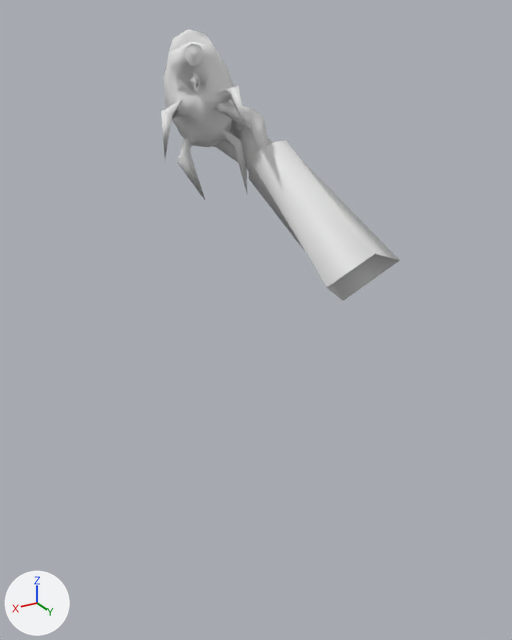
What one commit did to the Blender file models/BlenderFiles/SD_v_squeak.blend.
The view is the same before and after, from a 50 mm lens placed at (18.1, 31.1, 65.0), pointed at (-3.9, -5.7, 46.6). The axes (+X, +Y, +Z) are drawn at lower left. The lights are the same throughout. Materials are left out; every surface is plain grey.

The scene before the commit, as lines of its bpy script (objects in view):
```python
me_v_squeak_squeak_template_biped_hand_1 = bpy.data.meshes.new('v_squeak_SQUEAK_Template_Biped(Hand)1')
me_v_squeak_squeak_template_biped_hand_1.from_pydata(...)  # 271 vertices, 504 faces; spans x -12.4..9.2, y -16.6..0.2, z 33.5..61.4
# faces by material slot: [22, 442, 20, 20]
me_v_squeak_squeak_template_biped_hand_1.materials.append(mat_gloved_sleeve_bmp)
me_v_squeak_squeak_template_biped_hand_1.materials.append(mat_rubberglovechrome_bmp)
me_v_squeak_squeak_template_biped_hand_1.materials.append(mat_gloved_knuckle_bmp)
me_v_squeak_squeak_template_biped_hand_1.materials.append(mat_glove_handpak_bmp_bmp)
me_v_squeak_squeak_template_biped_weapon_1 = bpy.data.meshes.new('v_squeak_SQUEAK_Template_Biped(Weapon)1')
me_v_squeak_squeak_template_biped_weapon_1.from_pydata(...)  # 172 vertices, 328 faces; spans x -6.83..0.23, y -16.44..-6.86, z 53.12..64.21
# faces by material slot: [248, 22, 46, 12]
me_v_squeak_squeak_template_biped_weapon_1.materials.append(mat_sqk_side1_bmp)
me_v_squeak_squeak_template_biped_weapon_1.materials.append(mat_sqk_eye1_bmp)
me_v_squeak_squeak_template_biped_weapon_1.materials.append(mat_chrome1_bmp)
me_v_squeak_squeak_template_biped_weapon_1.materials.append(mat_sqk_mouth1_bmp)
ob_v_squeak_squeak_template_biped_hand_1 = bpy.data.objects.new('v_squeak_SQUEAK_Template_Biped(Hand)1', me_v_squeak_squeak_template_biped_hand_1)
ob_v_squeak_squeak_template_biped_hand_1.location = (0.0, 0.0, 0.0)
ob_v_squeak_squeak_template_biped_weapon_1 = bpy.data.objects.new('v_squeak_SQUEAK_Template_Biped(Weapon)1', me_v_squeak_squeak_template_biped_weapon_1)
ob_v_squeak_squeak_template_biped_weapon_1.location = (0.0, 0.0, 0.0)
```
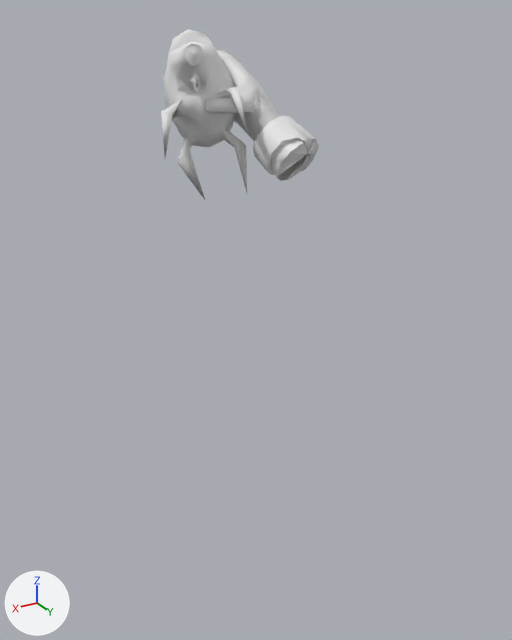
Pixel boxes [x1, y1, x2, y2] of what changed, in the pictures (512 x 640 px; the box of a moved part takes in the faces that stretch with it):
'v_squeak_SQUEAK_Template_Biped(Weapon)1', reshaped (83% wider)
    before: [161, 29, 247, 201]
    after: [161, 29, 319, 201]
'v_squeak_SQUEAK_Template_Biped(Hand)1', reshaped (not visible afterwards)
    before: [213, 103, 400, 301]
part 1 of me_v_squeak_squeak_template_biped_weapon_1, added
    after: [206, 50, 319, 181]
part 2 of me_v_squeak_squeak_template_biped_hand_1, moved or reshaped (not visible afterwards)
    before: [249, 140, 400, 301]
part 3 of me_v_squeak_squeak_template_biped_hand_1, moved or reshaped (not visible afterwards)
    before: [213, 103, 272, 171]

The change, as a list of edits to the scene's bpy script:
```text
Change me_v_squeak_squeak_template_biped_weapon_1:
    used by ob_v_squeak_squeak_template_biped_weapon_1; location = (0.0, 0.0, 0.0)
    remove me_v_squeak_squeak_template_biped_weapon_1.from_pydata(...)  # 172 vertices, 328 faces; spans x -6.83..0.23, y -16.44..-6.86, z 53.12..64.21
    add me_v_squeak_squeak_template_biped_weapon_1.from_pydata(...)  # 616 vertices, 725 faces; spans x -9.69..0.23, y -16.44..-6.03, z 53.12..64.21
    me_v_squeak_squeak_template_biped_weapon_1 part 1: 444 vertices added at x -9.69..-2.93, y -16.3..-6.03, z 54.96..62.96
Change me_v_squeak_squeak_template_biped_hand_1:
    where me_v_squeak_squeak_template_biped_hand_1.from_pydata(...)  # 271 vertices, 504 faces; spans x -12.4..9.2, y -16.6..0.2, z 33.5..61.4
    used by ob_v_squeak_squeak_template_biped_hand_1; location = (0.0, 0.0, 0.0)
    me_v_squeak_squeak_template_biped_hand_1 part 2: the loose piece of 11 vertices spanning x -12.4..-5.7, y -10.8..0.0, z 47.5..57.5 is scaled about its middle by (1.29e-05, 1.29e-05, 1.27e-05), then moved by (3.1, -7.3, 5.7)
    me_v_squeak_squeak_template_biped_hand_1 part 3: the loose piece of 114 vertices spanning x -8.3..-3.6, y -16.6..-8.5, z 54.6..61.4 is scaled about its middle by 1.29e-05, then moved by (0.0, -0.1, 0.2)
```
